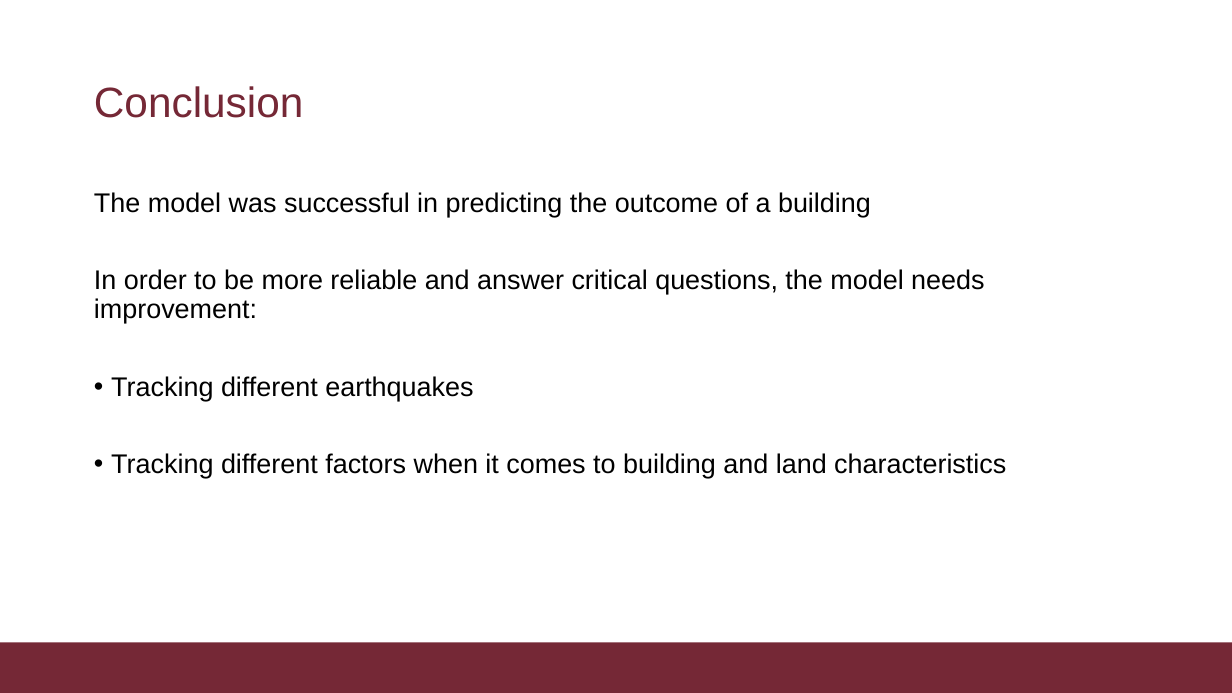
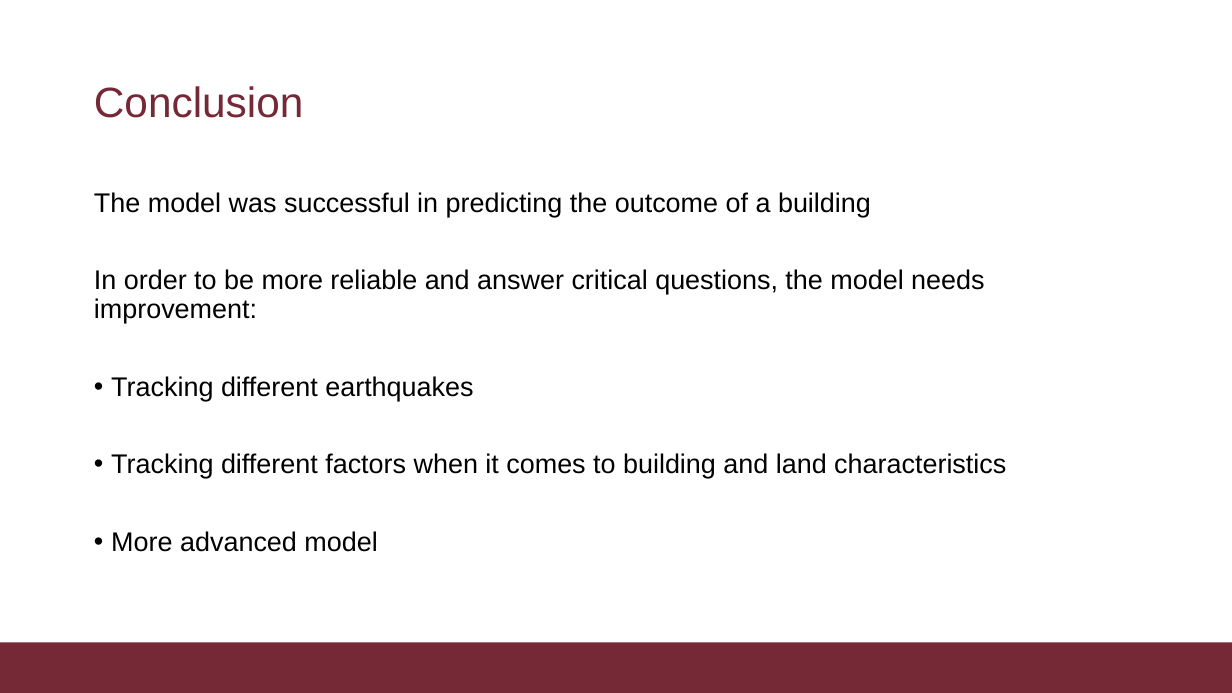
Before and after one commit to typjohnson/ds160_final_project, a slide deck: slide 15 of final_presentation_ds160.pptx (slide 14 before the commit). Drawn at 1232x693 pixels with LibreOffice and Linux fonts; fonts in the diff are those of the drawing; background and template pictures are left out. Boxes give left, top, right and bottom in pixels: in the first picture for what was removed or moved away, otherwise in the second. Text is boxed around its words. In the diff, an @@ line names an element or a change of style, - is before the commit and + after.

```diff
--- a/final_presentation_ds160.pptx
+++ b/final_presentation_ds160.pptx
@@ text at (111,531,377,552): paragraph added @@
+• More advanced model
```
Also in this commit, not shown: 1 slide added, 1 slide removed.
